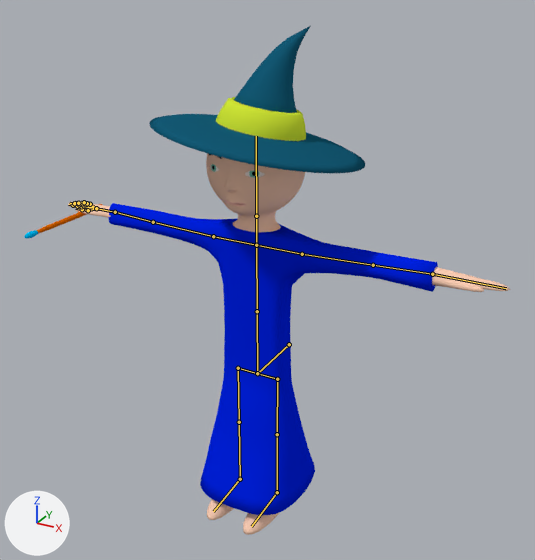
Renders of the Blender file resources/OBJ Witch Hat/uploads-files-245363-wizard+rigged copy.blend from each side of a commit.
Rendered twice from a 50 mm lens placed at (14.0, -24.6, 14.6), pointed at (0.6, -0.2, 2.4). Every picture has the same lights, and +X, +Y and +Z are marked at lower left. Both versions are drawn at frame 0 of the action 'ArmatureAction.001'; the numbers are the values there. The bones that bend it are drawn over the model as lines.
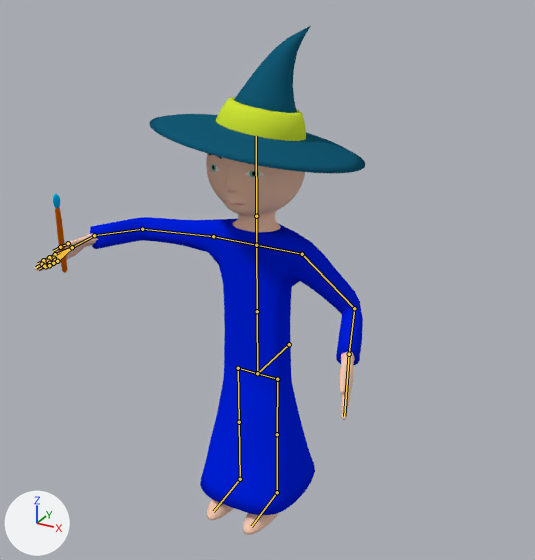
Location of each change, (x1, y1, x2, y2) in pixels of the pictures (535 x 560 px):
'Sphere.001', posed (17% narrower)
    before: (109, 203, 438, 515)
    after: (90, 217, 363, 515)
'Sphere', posed (28% narrower)
    before: (68, 154, 511, 535)
    after: (35, 154, 355, 535)
'Circle.001', posed (80% narrower, 129% taller)
    before: (24, 204, 102, 238)
    after: (53, 194, 68, 273)
bone 'Bone.004', root to tip
    before: (302, 254) to (373, 265)
    after: (302, 254) to (354, 308)
bone 'Bone.008', root to tip
    before: (373, 265) to (432, 274)
    after: (354, 308) to (349, 354)
bone 'Bone.006', root to tip
    before: (432, 274) to (506, 288)
    after: (349, 354) to (344, 416)
bone 'Bone.005', root to tip
    before: (213, 236) to (153, 222)
    after: (213, 236) to (142, 229)
bone 'Bone.009', root to tip
    before: (153, 222) to (115, 212)
    after: (142, 229) to (94, 235)
bone 'Bone.007', root to tip
    before: (115, 212) to (96, 208)
    after: (94, 235) to (72, 247)

The change in detail:
Bone 'Bone.004' (bone_bone_004) turns from (0, 0, 0) to (-41, 0, 0) degrees about its own x, y and z.
Bone 'Bone.008' (bone_bone_008) turns from (0, 0, 0) to (-7, 29, -66) degrees about its own x, y and z.
Bone 'Bone.006' (bone_bone_006) turns from (0, 0, 0) to (-3, -73, 6) degrees about its own x, y and z.
Bone 'Bone.005' (bone_bone_005) turns from (0, 0, 0) to (0, 1, 17) degrees about its own x, y and z.
Bone 'Bone.009' (bone_bone_009) turns from (0, 0, 0) to (1, 2, 43) degrees about its own x, y and z.
Bone 'Bone.007' (bone_bone_007) turns from (0, 0, 0) to (-27, 57, -15) degrees about its own x, y and z.
